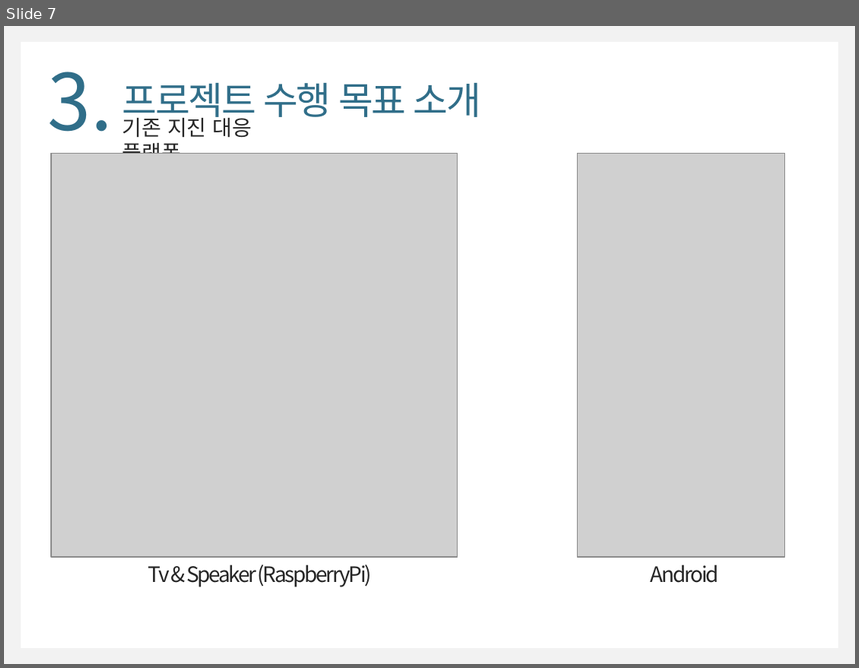
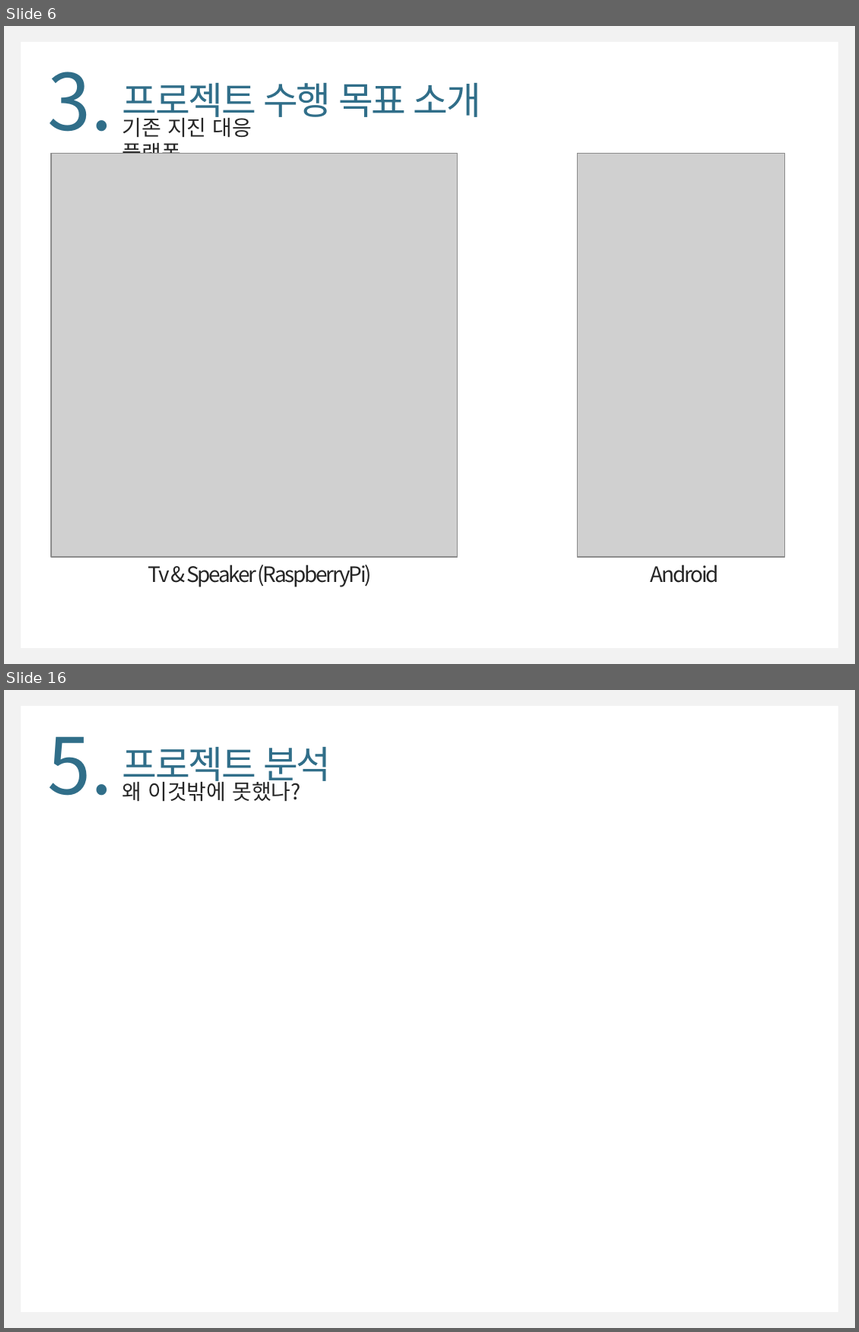
Before and after one commit to WongyuLee/KNU_SoftwareEngineering_2Team, a slide deck: doc/SoftwareEngineering_2Team(최종).pptx. Shown one above the other, each under a label of ours: slide 7 before the commit, slides 6 and 16 after it; the slides between them are not shown. The pictures are 859x668 and 859x1332 pixels, drawn with LibreOffice and Linux fonts; fonts in the diff are those of the drawing; grey boxes stand for pictures. Boxes give left, top, right and bottom in pixels: in the first picture for what was removed or moved away, otherwise in the second. Text is boxed around its words. In the diff, an @@ line names an element or a change of style, - is before the commit and + after.

```diff
--- a/doc/SoftwareEngineering_2Team(최종).pptx
+++ b/doc/SoftwareEngineering_2Team(최종).pptx
@@ slide 16 added at (4,690,855,1328), background #F2F2F2; not listed: 1 template element that a slide beside it also shows @@
@@ text added at (48,736,113,796), 66 pt, text #306E89 @@
+5.
@@ text added at (123,747,331,788), 32 pt, text #306E89 @@
+프로젝트 분석
@@ text added at (123,778,301,802), 18 pt, text #262626 @@
+왜 이것밖에 못했나?
@@ what was slide 7 is now slide 6 @@
```
Also in this commit, not shown: 6 slides changed, 5 other slides added, 5 slides removed, 2 other files.
